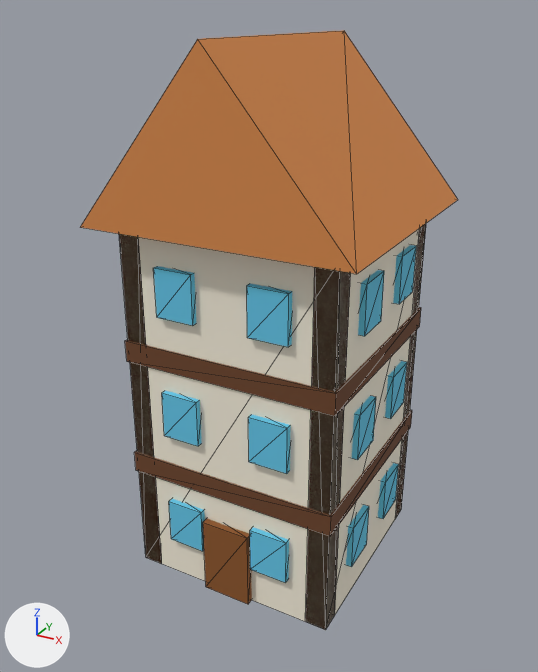
Renders of the glTF model assets/props/city_house_b.glb from each side of a commit.
Both versions are drawn from a camera (50 mm lens) standing at (1.65, -3.13, 2.8) and looking at (-0.04, -0.06, 1.27). The axes (+X, +Y, +Z) are drawn at lower left. The lights are the same throughout. The first picture is the older version. Mesh edges are drawn as thin lines. Vertices at exactly the same position are counted once.

In view in the first picture: 'beams'.
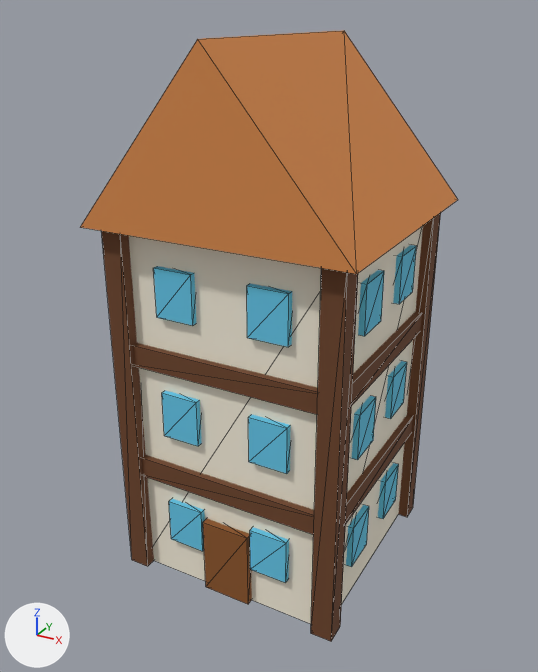
The change in detail:
me_beams is used by ob_beams; location (0.0, 0.0, 0.0).
me_beams had 158 vertices, 248 faces and spanned x -0.67..0.67, y -0.67..0.67, z 0.0..2.7.
me_beams now has 166 vertices, 248 faces and spans x -0.67..0.67, y -0.67..0.67, z 0.0..2.7.
me_beams part 1: a new loose piece, a box spanning x -0.58..0.58, y -0.58..0.58, z 0.58..0.69, in mat_beam (brown #6e4326).
me_beams part 2: a new loose piece, a box spanning x -0.58..0.58, y -0.58..0.58, z 1.21..1.32, in mat_beam (brown #6e4326).
me_beams part 3: a new loose piece, a box spanning x -0.61..-0.5, y -0.61..-0.5, z 0.0..1.9, in mat_beam (brown #6e4326).
me_beams part 4: a new loose piece, a box spanning x 0.5..0.61, y -0.61..-0.5, z 0.0..1.9, in mat_beam (brown #6e4326).
me_beams part 5: a new loose piece, a box spanning x 0.5..0.61, y 0.5..0.61, z 0.0..1.9, in mat_beam (brown #6e4326).
me_beams part 6: the loose piece of 8 vertices spanning x -0.56..0.56, y -0.56..0.56, z 0.58..0.69 is deleted.
me_beams part 7: the loose piece of 8 vertices spanning x -0.56..0.56, y -0.56..0.56, z 1.21..1.32 is deleted.
Part 8, on me_beams:
24 vertices are removed from x -0.55..0.55, y -0.55..0.55, z 0.0..1.9.
48 faces are deleted.
Other edits to the shape of me_beams do not show in these pictures.

Pixel boxes (x1, y1, x2, y2) of what changed, in the pictures (538 x 672 px):
'beams', reshaped
    before: (81, 30, 458, 630)
    after: (81, 30, 458, 641)
part 1 of me_beams, added (brown)
    after: (142, 415, 413, 535)
part 2 of me_beams, added (brown)
    after: (132, 311, 422, 415)
part 3 of me_beams, added (brown)
    after: (101, 231, 154, 566)
part 4 of me_beams, added (brown)
    after: (311, 268, 358, 641)
part 5 of me_beams, added (brown)
    after: (398, 213, 441, 517)
part 6 of me_beams, deleted (brown)
    before: (134, 410, 412, 537)
part 7 of me_beams, deleted (brown)
    before: (125, 307, 421, 416)
part 8 of me_beams, deleted (mostly hidden)
    before: (119, 224, 426, 630)
